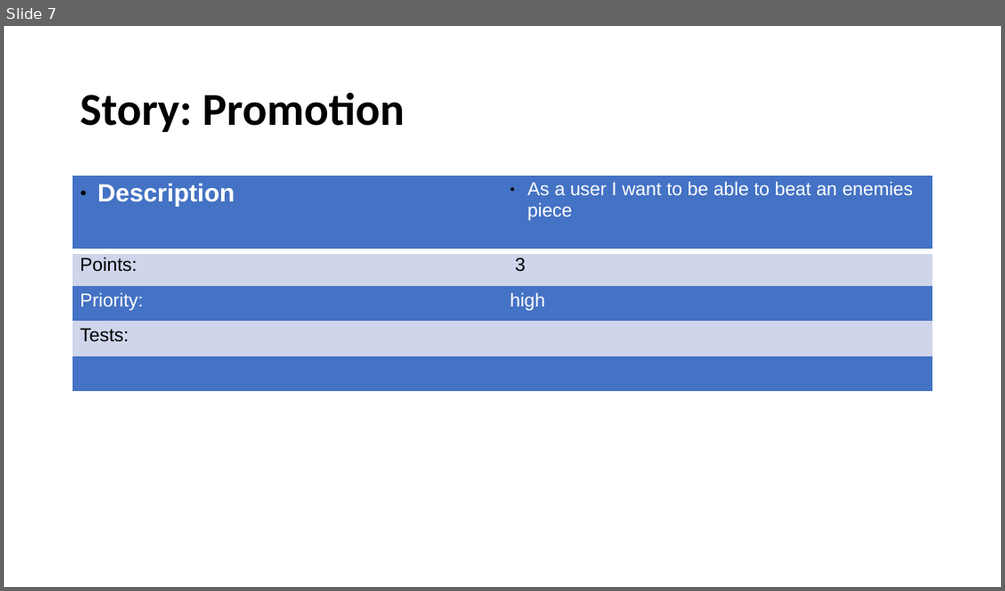
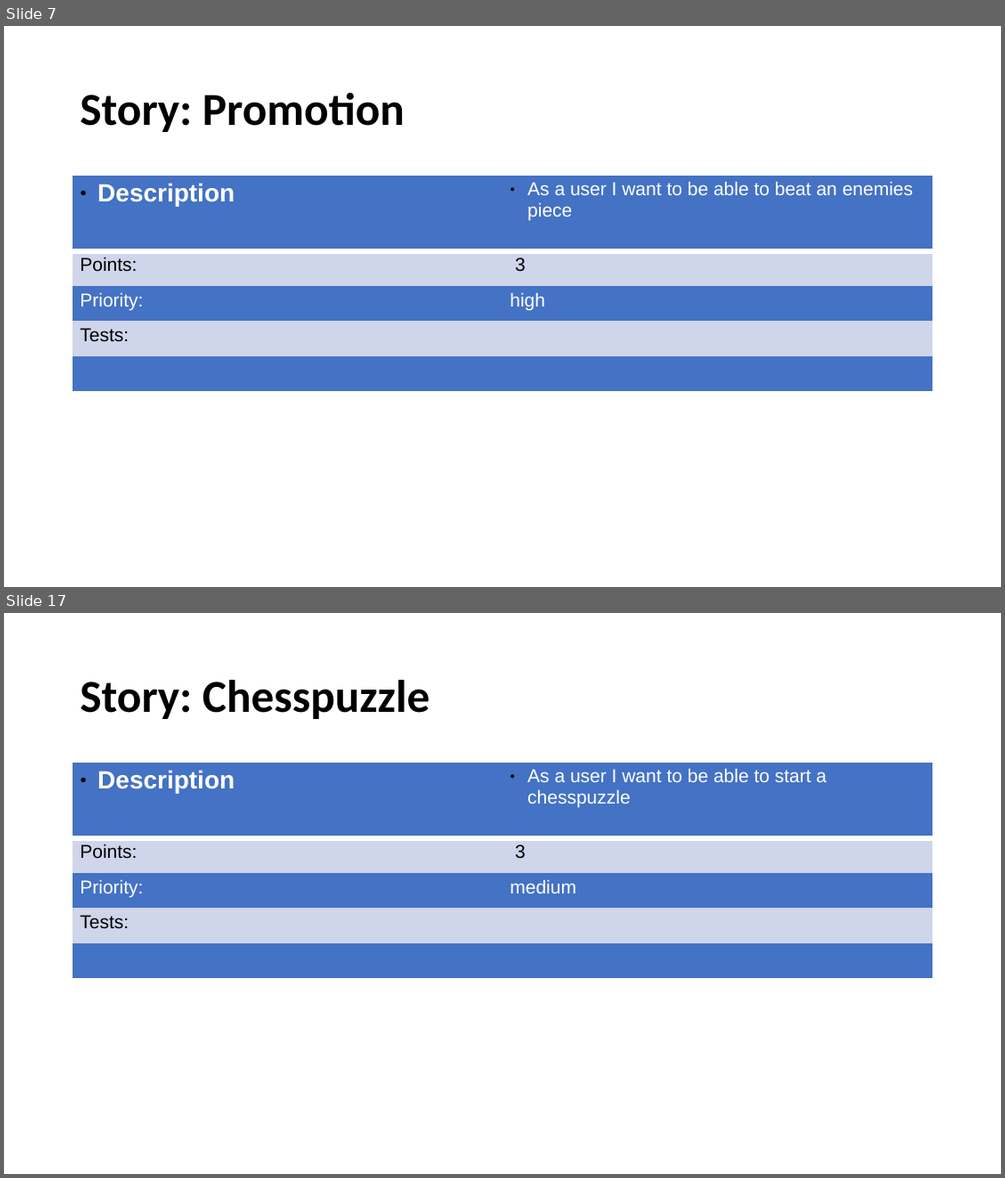
Before and after one commit to nolliebigspin/chess-game, a slide deck: docs/content/storycards/raw/Storycards.odp. Shown one above the other, each under a label of ours: slide 7 before the commit, slides 7 and 17 after it; the slides between them are not shown. The pictures are 1005x591 and 1005x1178 pixels, drawn with LibreOffice and Linux fonts; fonts in the diff are those of the drawing. Boxes give left, top, right and bottom in pixels: in the first picture for what was removed or moved away, otherwise in the second. Text is boxed around its words. In the diff, an @@ line names an element or a change of style, - is before the commit and + after.

Commit message:
update storycards

```diff
--- a/docs/content/storycards/raw/Storycards.odp
+++ b/docs/content/storycards/raw/Storycards.odp
@@ slide 17 added at bbox=[4, 613, 1001, 1174], background #FFFFFF @@
@@ title added at bbox=[80, 680, 429, 719], 44 pt, text #000000, bold @@
+Story: Chesspuzzle
@@ table added at bbox=[73, 763, 933, 976], 5 rows, 2 columns @@
+Description | As a user I want to be able to start a chesspuzzle
+Points: | 3
+Priority: | medium
+Tests: | 
+ | 
```
Also in this commit, not shown: 1 slide changed, 9 other slides added.
